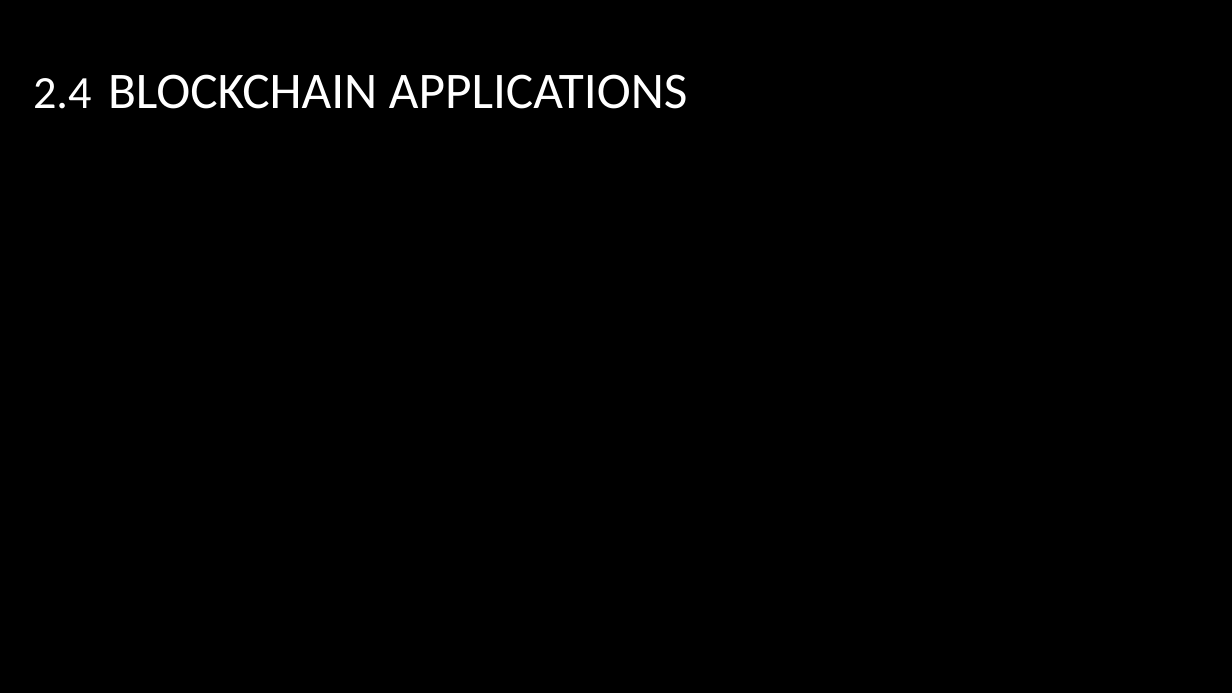
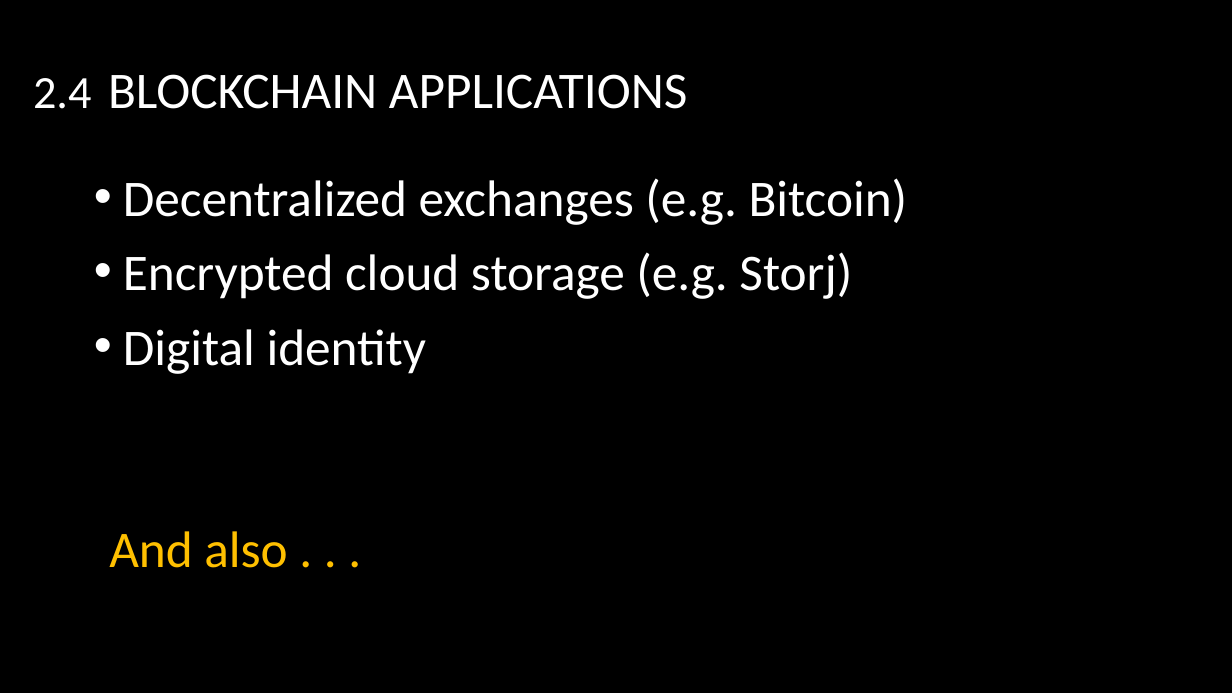
Before and after one commit to lucaspelloni2/SeminarSmartContracts, a slide deck: slide 12 of presentation_SC.pptx. Drawn at 1232x693 pixels with LibreOffice and Linux fonts; fonts in the diff are those of the drawing; background and template pictures are left out. Boxes give left, top, right and bottom in pixels: in the first picture for what was removed or moved away, otherwise in the second. Text is boxed around its words. In the diff, an @@ line names an element or a change of style, - is before the commit and + after.

```diff
--- a/presentation_SC.pptx
+++ b/presentation_SC.pptx
@@ text added at [123, 178, 908, 374], 40 pt, text #FFFFFF @@
+• Decentralized exchanges (e.g. Bitcoin)
+• Encrypted cloud storage (e.g. Storj)
+• Digital identity
@@ text added at [109, 531, 287, 568], 40 pt, text #FFC000 @@
+And also . . .
```
Also in this commit, not shown: 1 other slide changed, 7 slides added, 1 slide removed.
